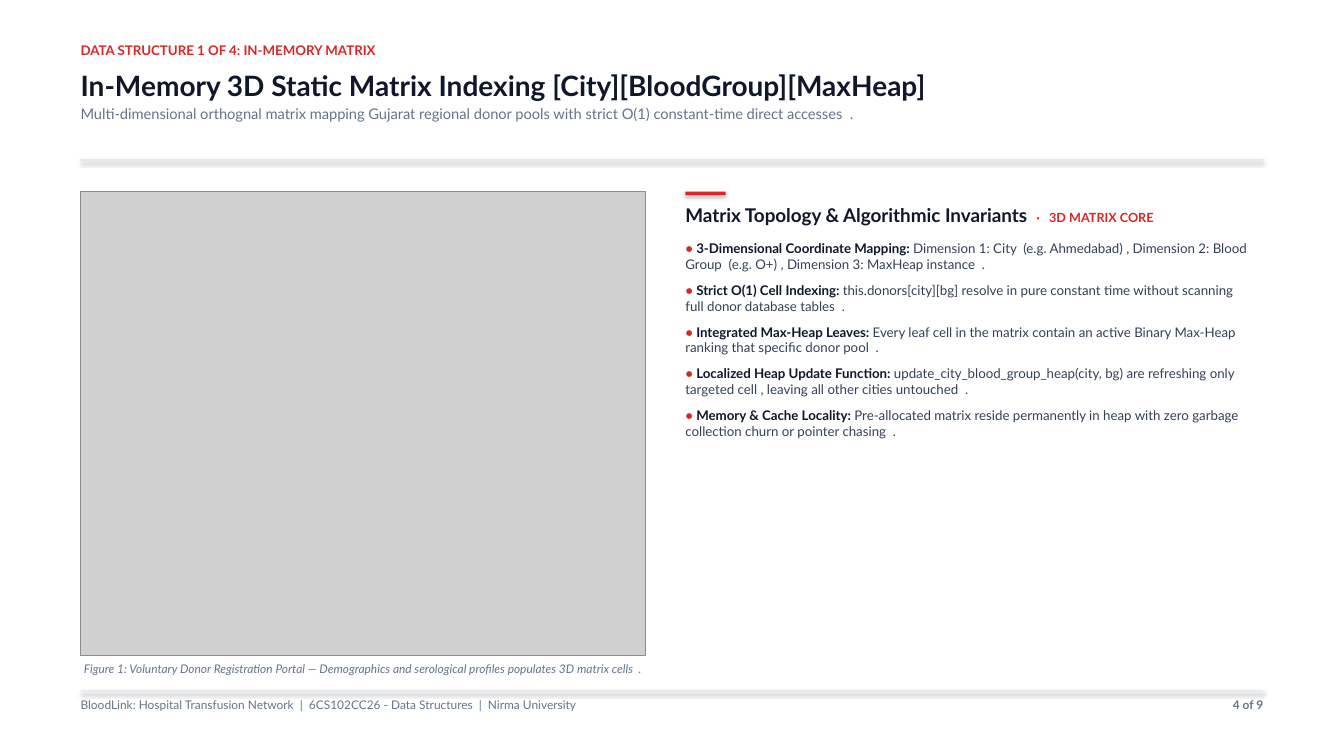
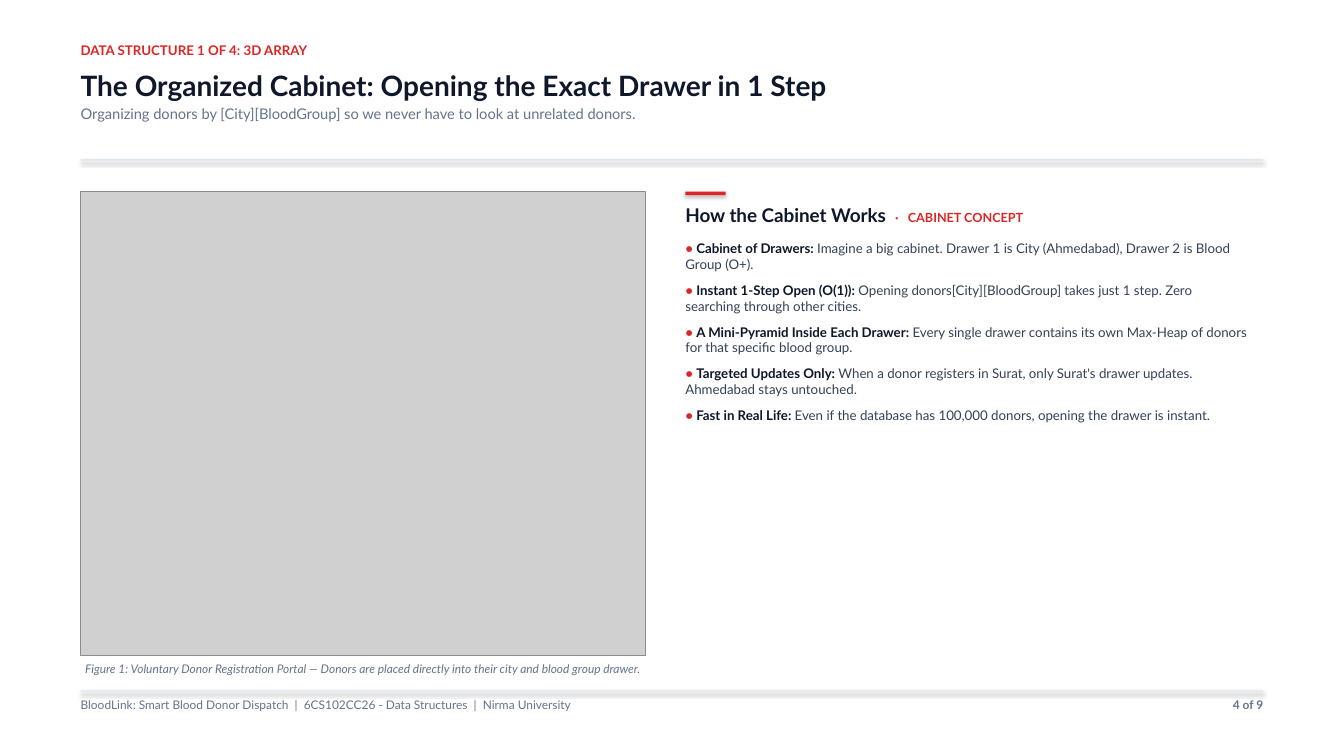
Before and after one commit to Shrey113/DS-Assignment-1, a slide deck: slide 4 of Final_Updated_Presentation.pptx. Drawn at 1344x756 pixels with LibreOffice and Linux fonts; fonts in the diff are those of the drawing; grey boxes stand for pictures. Boxes give left, top, right and bottom in pixels: in the first picture for what was removed or moved away, otherwise in the second. Text is boxed around its words. In the diff, an @@ line names an element or a change of style, - is before the commit and + after.

```diff
--- a/Final_Updated_Presentation.pptx
+++ b/Final_Updated_Presentation.pptx
@@ text at box(81, 45, 307, 55): text changed @@
-DATA STRUCTURE 1 OF 4: IN-MEMORY MATRIX
+DATA STRUCTURE 1 OF 4: 3D ARRAY
@@ text at box(81, 75, 826, 122): text changed @@
-In-Memory 3D Static Matrix Indexing [City][BloodGroup][MaxHeap]
-Multi-dimensional orthognal matrix mapping Gujarat regional donor pools with strict O(1) constant-time direct accesses .
+The Organized Cabinet: Opening the Exact Drawer in 1 Step
+Organizing donors by [City][BloodGroup] so we never have to look at unrelated donors.
@@ text at box(685, 208, 1246, 423): text changed @@
-Matrix Topology & Algorithmic Invariants · 3D MATRIX CORE
-• 3-Dimensional Coordinate Mapping: Dimension 1: City (e.g. Ahmedabad) , Dimension 2: Blood Group (e.g. O+) , Dimension 3: MaxHeap instance .
-• Strict O(1) Cell Indexing: this.donors[city][bg] resolve in pure constant time without scanning full donor database tables .
-• Integrated Max-Heap Leaves: Every leaf cell in the matrix contain an active Binary Max-Heap ranking that specific donor pool .
-• Localized Heap Update Function: update_city_blood_group_heap(city, bg) are refreshing only targeted cell , leaving all other cities untouched .
-• Memory & Cache Locality: Pre-allocated matrix reside permanently in heap with zero garbage collection churn or pointer chasing .
+How the Cabinet Works · CABINET CONCEPT
+• Cabinet of Drawers: Imagine a big cabinet. Drawer 1 is City (Ahmedabad), Drawer 2 is Blood Group (O+).
+• Instant 1-Step Open (O(1)): Opening donors[City][BloodGroup] takes just 1 step. Zero searching through other cities.
+• A Mini-Pyramid Inside Each Drawer: Every single drawer contains its own Max-Heap of donors for that specific blood group.
+• Targeted Updates Only: When a donor registers in Surat, only Surat's drawer updates. Ahmedabad stays untouched.
+• Fast in Real Life: Even if the database has 100,000 donors, opening the drawer is instant.
@@ text at box(85, 664, 640, 675): text changed @@
-Figure 1: Voluntary Donor Registration Portal — Demographics and serological profiles populates 3D matrix cells .
+Figure 1: Voluntary Donor Registration Portal — Donors are placed directly into their city and blood group drawer.
@@ text at box(81, 700, 571, 711): text changed @@
-BloodLink: Hospital Transfusion Network | 6CS102CC26 - Data Structures | Nirma University
+BloodLink: Smart Blood Donor Dispatch | 6CS102CC26 - Data Structures | Nirma University
```
Also in this commit, not shown: 7 other slides changed, 1 slide added, 1 slide removed, 4 other files.
